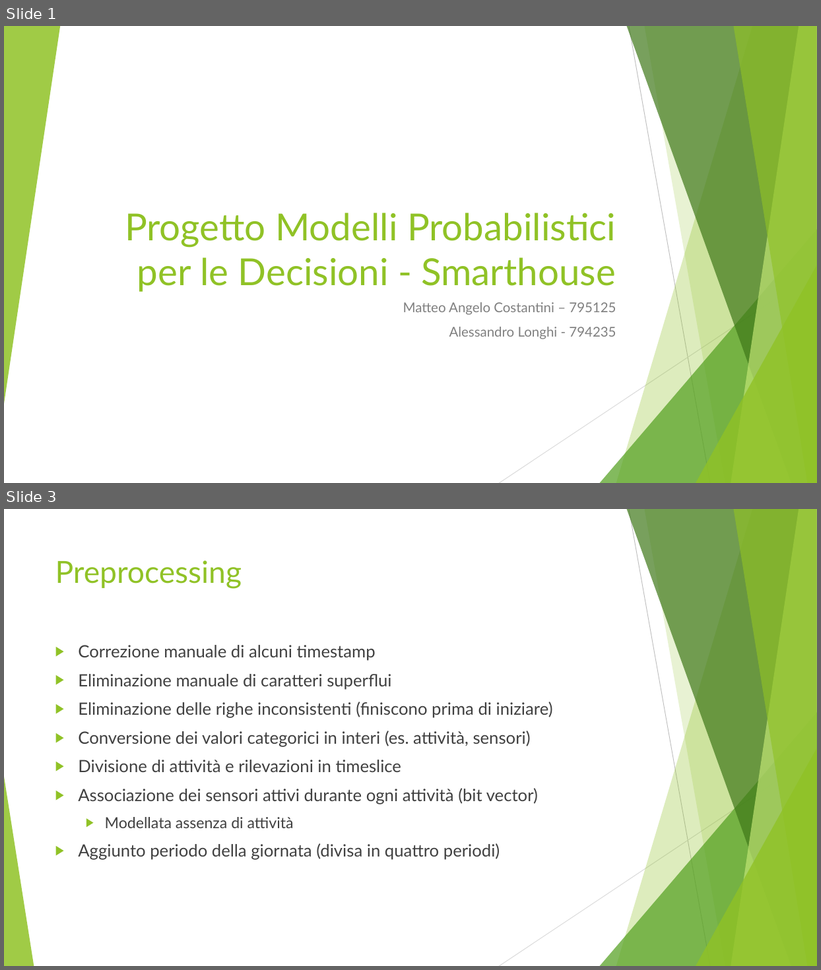
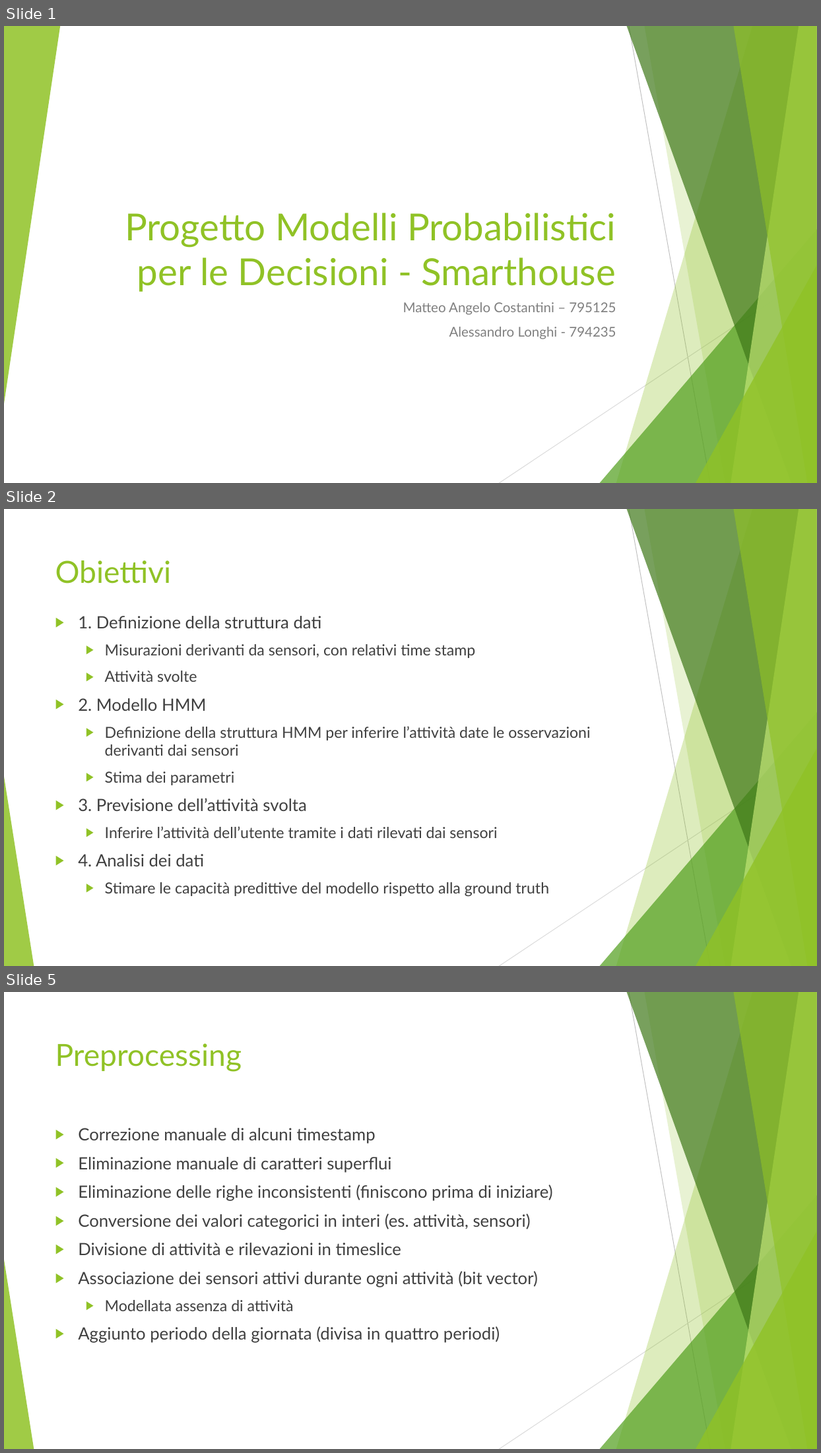
Before and after one commit to CostantiniMatteo/progetto-mpd, a slide deck: presentazione.pptx. Shown one above the other, each under a label of ours: slides 1 and 3 before the commit, slides 1, 2 and 5 after it; the slides between them are not shown. The pictures are 821x970 and 821x1453 pixels, drawn with LibreOffice and Linux fonts; fonts in the diff are those of the drawing. Boxes give left, top, right and bottom in pixels: in the first picture for what was removed or moved away, otherwise in the second. Text is boxed around its words. In the diff, an @@ line names an element or a change of style, - is before the commit and + after.

```diff
--- a/presentazione.pptx
+++ b/presentazione.pptx
@@ slide 2 added at <box>4,509,817,966</box>, background #FFFFFF; not listed: 10 template elements that a slide beside it also shows @@
@@ title added at <box>55,560,172,584</box>, 36 pt, text #90C226 @@
+Obiettivi
@@ text added at <box>78,616,590,896</box>, 18 pt, text #404040 @@
+▶ 1. Definizione della struttura dati
+  ▶ Misurazioni derivanti da sensori, con relativi time stamp
+  ▶ Attività svolte
+▶ 2. Modello HMM
+  ▶ Definizione della struttura HMM per inferire l’attività date le osservazioni derivanti dai sensori
+  ▶ Stima dei parametri
+▶ 3. Previsione dell’attività svolta
+  ▶ Inferire l’attività dell’utente tramite i dati rilevati dai sensori
+▶ 4. Analisi dei dati
+  ▶ Stimare le capacità predittive del modello rispetto alla ground truth
@@ what was slide 3 is now slide 5 @@
```
Also in this commit, not shown: 3 slides changed, 1 other slide added.
